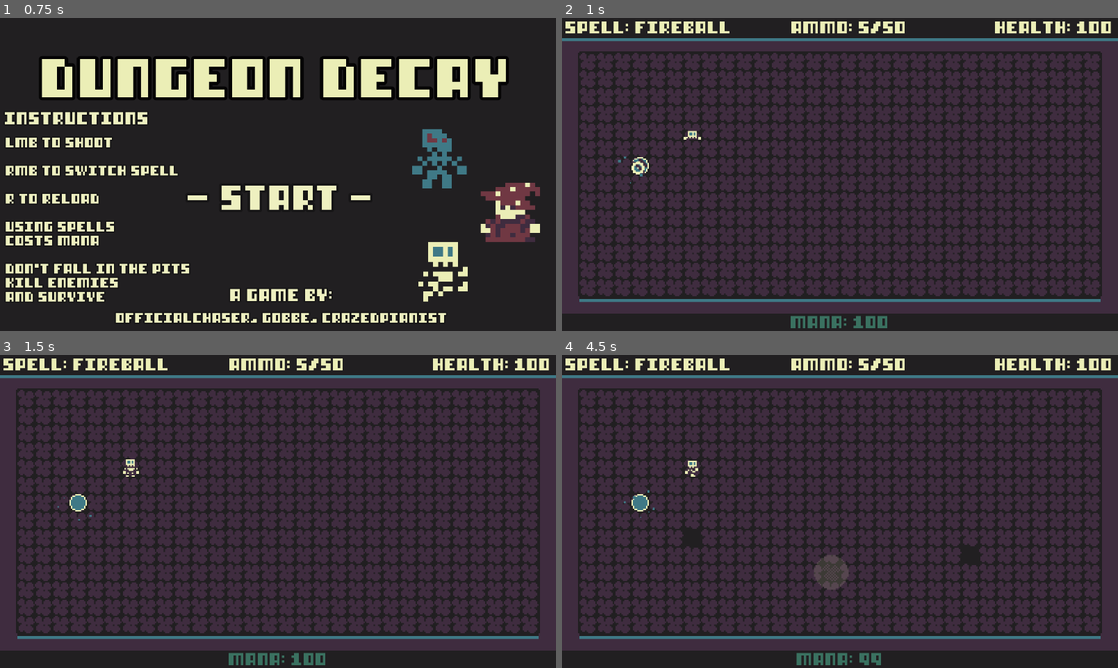
Above: before the commit, frames 1-4 (two rows, left to right).
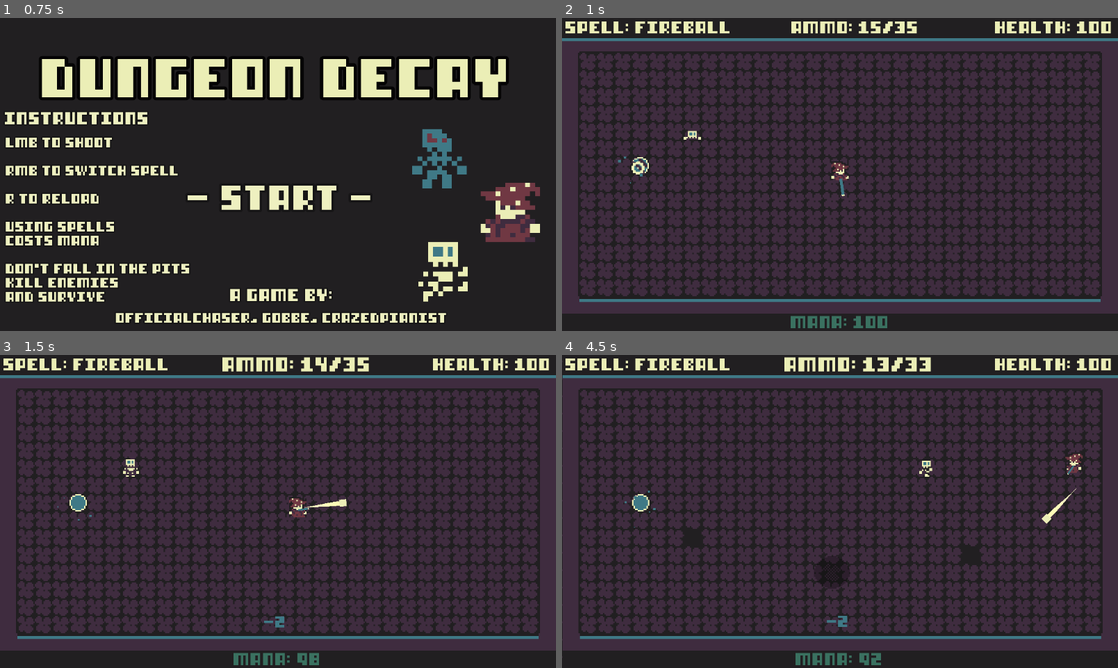
Above: after the commit, the same moments.

Repository: OfficialChaser/Jame-Gam-42
Game: Godot game, scene res://Scenes/main_menu_ui.tscn
The game is run twice, just before and just after one commit, with the same random seed, the same clock (stepped at 60 frames per second) and the same inputs.
Inputs (mouse positions are in pixels of both pictures, inside the frame that each line leads up to):
- Up to frame 1 (0.75 s): click "- Start -" at 0.5 s
- Up to frame 2 (1 s): no input
- Up to frame 3 (1.5 s): move the mouse to (400, 495) at 1.27 s; hold D (move_right) from 1.28 s (still down); click (400, 495) at 1.35 s
- Up to frame 4 (4.5 s): move the mouse to (728, 527) at 2.02 s; release D (move_right) at 2.03 s; hold S (move_down) 2.03-2.78 s; right-click (728, 527) at 2.1 s; move the mouse to (895, 442) at 2.77 s; hold D (move_right) 2.78-3.53 s; click (895, 442) at 2.85 s; move the mouse to (812, 574) at 3.52 s; hold W (move_up) 3.53-4.28 s; right-click (812, 574) at 3.6 s; move the mouse to (1006, 558) at 4.27 s; hold A (move_left) from 4.28 s (still down); click (1006, 558) at 4.35 s

Frame 1 is identical in both runs. In frame 2, 0.4% of the frame differs, in the area x 48-64%, y 1-58%; in frame 3, 1.4%; in frame 4, 3.7%, in the area x 0-98%, y 0-100%.
Error before the commit: Attempt to call function 'get_node' in base 'null instance' on a null instance. (res://Scripts/gui.gd:89)

Commit message:
changes

Diff:
--- a/GameManager.gd
+++ b/GameManager.gd
@@ -21,7 +21,10 @@
 
 var queued_end := false
 
+
 func _process(_delta):
+	print(seconds_survived)
+	print("Mana" + str(mana_gained))
 	if mana <= 5:
 		mana_pickup_amt = 20
 	elif mana <= 35:
@@ -30,9 +33,7 @@
 		mana_pickup_amt = 5
 
 	if game_over and !queued_end:
-		print(mana_gained)
-		print(enemies_killed)
-		print(seconds_survived)
+		score = seconds_survived + mana_gained + 20 * enemies_killed
 		queued_end = true
 
 func increase_mana(amt : int):
@@ -45,9 +46,12 @@
 	score = 0
 	enemies_killed = 0
 	mana = 100
+	mana_gained = 0
+	seconds_survived = 0
 	shooting_cost = 2
 	restoring_cost = 5
 	place_of_death = Vector2.ZERO
+	queued_end = false
 	game_over = false
 
 func slow_time():
--- a/Scenes/Enemies/skeleton_enemy.tscn
+++ b/Scenes/Enemies/skeleton_enemy.tscn
@@ -39,7 +39,7 @@
 
 [sub_resource type="Animation" id="Animation_716xu"]
 resource_name = "Death"
-length = 1.9
+length = 1.3
 tracks/0/type = "value"
 tracks/0/imported = false
 tracks/0/enabled = true
@@ -47,7 +47,7 @@
 tracks/0/interp = 1
 tracks/0/loop_wrap = true
 tracks/0/keys = {
-"times": PackedFloat32Array(0, 0.4, 0.8, 0.9, 1, 1.1, 1.2, 1.3, 1.4, 1.5, 1.6, 1.7, 1.8),
+"times": PackedFloat32Array(0, 0.1, 0.2, 0.3, 0.4, 0.5, 0.6, 0.7, 0.8, 0.9, 1, 1.1, 1.2),
 "transitions": PackedFloat32Array(1, 1, 1, 1, 1, 1, 1, 1, 1, 1, 1, 1, 1),
 "update": 1,
 "values": [Vector2i(7, 0), Vector2i(8, 0), Vector2i(9, 0), Vector2i(10, 0), Vector2i(11, 0), Vector2i(12, 0), Vector2i(13, 0), Vector2i(14, 0), Vector2i(15, 0), Vector2i(16, 0), Vector2i(17, 0), Vector2i(18, 0), Vector2i(19, 0)]
@@ -97,9 +97,8 @@
 
 [sub_resource type="Animation" id="Animation_m4vqv"]
 resource_name = "Pursue"
-length = 0.6
+length = 0.4
 loop_mode = 1
-step = 0.05
 tracks/0/type = "value"
 tracks/0/imported = false
 tracks/0/enabled = true
@@ -107,7 +106,7 @@
 tracks/0/interp = 1
 tracks/0/loop_wrap = true
 tracks/0/keys = {
-"times": PackedFloat32Array(0, 0.15, 0.3, 0.45),
+"times": PackedFloat32Array(0, 0.1, 0.2, 0.3),
 "transitions": PackedFloat32Array(1, 1, 1, 1),
 "update": 1,
 "values": [Vector2i(23, 0), Vector2i(24, 0), Vector2i(25, 0), Vector2i(26, 0)]
--- a/Scenes/Main/main.tscn
+++ b/Scenes/Main/main.tscn
@@ -8,6 +8,7 @@
 [ext_resource type="PackedScene" uid="uid://chjepiwpg4oln" path="res://Scenes/Enemies/zombie_enemy.tscn" id="3_5h82y"]
 [ext_resource type="PackedScene" uid="uid://bow61vbksbqlh" path="res://Scenes/Main/game_tiles.tscn" id="3_r8el6"]
 [ext_resource type="AudioStream" uid="uid://xgwhbkiim4u1" path="res://Music/JameGam42 Main Theme.wav" id="4_fdohr"]
+[ext_resource type="PackedScene" uid="uid://d2ycwvwvyr0nq" path="res://Scenes/game_over_ui.tscn" id="6_wkow4"]
 [ext_resource type="PackedScene" uid="uid://6ueijcoufwq5" path="res://Scenes/circle_highlight.tscn" id="8_64rir"]
 [ext_resource type="Script" path="res://Scripts/seconds_timer.gd" id="10_u35wu"]
 
@@ -57,6 +58,9 @@
 
 [node name="GUI" parent="CanvasLayer" instance=ExtResource("2_6tcjp")]
 
+[node name="GameOverUI" parent="CanvasLayer" groups=["game_over"] instance=ExtResource("6_wkow4")]
+visible = false
+
 [node name="GameTiles" parent="." instance=ExtResource("3_r8el6")]
 unique_name_in_owner = true
 layer_0/tile_data = PackedInt32Array(917480, 851968, 268435456, 917481, 720896, 0, 917482, 720896, 0, 917483, 720896, 0 …(24207 unchanged characters)…
--- a/Scenes/Player/player.tscn
+++ b/Scenes/Player/player.tscn
@@ -109,7 +109,7 @@
 
 [sub_resource type="Animation" id="Animation_j748q"]
 resource_name = "Idle"
-length = 0.9
+length = 0.4
 loop_mode = 1
 tracks/0/type = "value"
 tracks/0/imported = false
@@ -118,7 +118,7 @@
 tracks/0/interp = 1
 tracks/0/loop_wrap = true
 tracks/0/keys = {
-"times": PackedFloat32Array(0, 0.4, 0.5, 0.9),
+"times": PackedFloat32Array(0, 0.1, 0.2, 0.3),
 "transitions": PackedFloat32Array(1, 1, 1, 1),
 "update": 1,
 "values": [1, 2, 3, 4]
@@ -199,34 +199,14 @@
 tracks/0/interp = 1
 tracks/0/loop_wrap = true
 tracks/0/keys = {
-framerate-update
 "times": PackedFloat32Array(0, 0.15),
 "transitions": PackedFloat32Array(1, 1),
-main
 "update": 1,
 "values": [4, 5]
-}
-
-[sub_resource type="Animation" id="Animation_bfi2b"]
-resource_name = "Attack"
-length = 0.3
-step = 0.05
-tracks/0/type = "value"
-tracks/0/imported = false
-tracks/0/enabled = true
-tracks/0/path = NodePath(".:frame")
-tracks/0/interp = 1
-tracks/0/loop_wrap = true
-tracks/0/keys = {
-"times": PackedFloat32Array(0, 0.15, 0.3),
-"transitions": PackedFloat32Array(1, 1, 1),
-"update": 1,
-"values": [7, 6, 7]
 }
 
 [sub_resource type="AnimationLibrary" id="AnimationLibrary_g6vuu"]
 _data = {
-"Attack": SubResource("Animation_bfi2b"),
 "Die": SubResource("Animation_3d8wr"),
 "Fall": SubResource("Animation_8l6j7"),
 "Idle": SubResource("Animation_j748q"),
--- a/Scenes/circle_highlight.tscn
+++ b/Scenes/circle_highlight.tscn
@@ -3,6 +3,7 @@
 [ext_resource type="Texture2D" uid="uid://0grtk6xhl1vl" path="res://Assets/CircleHighlight.png" id="1_4gjrc"]
 
 [node name="CircleHighlight" type="Sprite2D"]
-modulate = Color(1, 1, 1, 0.133333)
+modulate = Color(0, 0, 0, 0.282353)
 z_index = 6
+scale = Vector2(1.03285, 0.936709)
 texture = ExtResource("1_4gjrc")
--- /dev/null
+++ b/Scenes/game_over_ui.tscn
@@ -0,0 +1,428 @@
+[gd_scene load_steps=13 format=3 uid="uid://d2ycwvwvyr0nq"]
+
+[ext_resource type="FontFile" uid="uid://eiw8wgpdg0j3" path="res://Assets/Fonts/8BITv6.ttf" id="1_ep0v5"]
+[ext_resource type="Script" path="res://Scripts/game_over_ui.gd" id="1_ls7m6"]
+[ext_resource type="AudioStream" uid="uid://cmukxj873tghr" path="res://Music/JameGam42 Menu Music.wav" id="2_2ay7v"]
+[ext_resource type="Texture2D" uid="uid://b4cj2ebaej6yl" path="res://Assets/game-over_banner.png" id="2_f7w0k"]
+
+[sub_resource type="Animation" id="Animation_5xmk0"]
+resource_name = "End Sequence"
+length = 5.0
+tracks/0/type = "value"
+tracks/0/imported = false
+tracks/0/enabled = true
+tracks/0/path = NodePath("TextureRect:modulate")
+tracks/0/interp = 1
+tracks/0/loop_wrap = true
+tracks/0/keys = {
+"times": PackedFloat32Array(0, 0.2),
+"transitions": PackedFloat32Array(1, 1),
+"update": 0,
+"values": [Color(1, 1, 1, 0), Color(1, 1, 1, 1)]
+}
+tracks/1/type = "value"
+tracks/1/imported = false
+tracks/1/enabled = true
+tracks/1/path = NodePath("StatContainer:modulate")
+tracks/1/interp = 1
+tracks/1/loop_wrap = true
+tracks/1/keys = {
+"times": PackedFloat32Array(0, 0.6, 0.9),
+"transitions": PackedFloat32Array(1, 1, 1),
+"update": 0,
+"values": [Color(1, 1, 1, 0), Color(1, 1, 1, 0), Color(1, 1, 1, 1)]
+}
+tracks/2/type = "value"
+tracks/2/imported = false
+tracks/2/enabled = true
+tracks/2/path = NodePath("FinalScore:scale")
+tracks/2/interp = 1
+tracks/2/loop_wrap = true
+tracks/2/keys = {
+"times": PackedFloat32Array(0, 1.4, 1.6, 1.7),
+"transitions": PackedFloat32Array(1, 1, 1, 1),
+"update": 0,
+"values": [Vector2(1, 1), Vector2(1, 1), Vector2(1.2, 1.2), Vector2(1.1, 1.1)]
+}
+tracks/3/type = "value"
+tracks/3/imported = false
+tracks/3/enabled = true
+tracks/3/path = NodePath("FinalScore:position")
+tracks/3/interp = 1
+tracks/3/loop_wrap = true
+tracks/3/keys = {
+"times": PackedFloat32Array(0, 1.4, 1.6, 1.7),
+"transitions": PackedFloat32Array(1, 1, 1, 1),
+"update": 0,
+"values": [Vector2(368, 616), Vector2(368, 616), Vector2(368, 280), Vector2(368, 322)]
+}
+tracks/4/type = "value"
+tracks/4/imported = false
+tracks/4/enabled = true
+tracks/4/path = NodePath("RestartButton/RestartLabel:position")
+tracks/4/interp = 1
+tracks/4/loop_wrap = true
+tracks/4/keys = {
+"times": PackedFloat32Array(0, 2, 2.2, 2.3),
+"transitions": PackedFloat32Array(1, 1, 1, 1),
+"update": 0,
+"values": [Vector2(-126, 200), Vector2(-126, 200), Vector2(-126, 0), Vector2(-126, 15)]
+}
+tracks/5/type = "value"
+tracks/5/imported = false
+tracks/5/enabled = true
+tracks/5/path = NodePath("RestartButton:disabled")
+tracks/5/interp = 1
+tracks/5/loop_wrap = true
+tracks/5/keys = {
+"times": PackedFloat32Array(0, 2.3),
+"transitions": PackedFloat32Array(1, 1),
+"update": 1,
+"values": [true, false]
+}
+tracks/6/type = "value"
+tracks/6/imported = false
+tracks/6/enabled = true
+tracks/6/path = NodePath("StatContainer:visible")
+tracks/6/interp = 1
+tracks/6/loop_wrap = true
+tracks/6/keys = {
+"times": PackedFloat32Array(0),
+"transitions": PackedFloat32Array(1),
+"update": 1,
+"values": [true]
+}
+tracks/7/type = "value"
+tracks/7/imported = false
+tracks/7/enabled = true
+tracks/7/path = NodePath("RestartButton:visible")
+tracks/7/interp = 1
+tracks/7/loop_wrap = true
+tracks/7/keys = {
+"times": PackedFloat32Array(0),
+"transitions": PackedFloat32Array(1),
+"update": 1,
+"values": [true]
+}
+tracks/8/type = "value"
+tracks/8/imported = false
+tracks/8/enabled = true
+tracks/8/path = NodePath("FinalScore:visible")
+tracks/8/interp = 1
+tracks/8/loop_wrap = true
+tracks/8/keys = {
+"times": PackedFloat32Array(0),
+"transitions": PackedFloat32Array(1),
+"update": 1,
+"values": [true]
+}
+
+[sub_resource type="Animation" id="Animation_rx4qi"]
+length = 0.001
+tracks/0/type = "value"
+tracks/0/imported = false
+tracks/0/enabled = true
+tracks/0/path = NodePath("TextureRect:modulate")
+tracks/0/interp = 1
+tracks/0/loop_wrap = true
+tracks/0/keys = {
+"times": PackedFloat32Array(0),
+"transitions": PackedFloat32Array(1),
+"update": 0,
+"values": [Color(1, 1, 1, 0)]
+}
+tracks/1/type = "value"
+tracks/1/imported = false
+tracks/1/enabled = true
+tracks/1/path = NodePath("StatContainer:modulate")
+tracks/1/interp = 1
+tracks/1/loop_wrap = true
+tracks/1/keys = {
+"times": PackedFloat32Array(0),
+"transitions": PackedFloat32Array(1),
+"update": 0,
+"values": [Color(1, 1, 1, 1)]
+}
+tracks/2/type = "value"
+tracks/2/imported = false
+tracks/2/enabled = true
+tracks/2/path = NodePath("FinalScore:scale")
+tracks/2/interp = 1
+tracks/2/loop_wrap = true
+tracks/2/keys = {
+"times": PackedFloat32Array(0),
+"transitions": PackedFloat32Array(1),
+"update": 0,
+"values": [Vector2(1, 1)]
+}
+tracks/3/type = "value"
+tracks/3/imported = false
+tracks/3/enabled = true
+tracks/3/path = NodePath("FinalScore:position")
+tracks/3/interp = 1
+tracks/3/loop_wrap = true
+tracks/3/keys = {
+"times": PackedFloat32Array(0),
+"transitions": PackedFloat32Array(1),
+"update": 0,
+"values": [Vector2(368, 322)]
+}
+tracks/4/type = "value"
+tracks/4/imported = false
+tracks/4/enabled = true
+tracks/4/path = NodePath("RestartButton/RestartLabel:position")
+tracks/4/interp = 1
+tracks/4/loop_wrap = true
+tracks/4/keys = {
+"times": PackedFloat32Array(0),
+"transitions": PackedFloat32Array(1),
+"update": 0,
+"values": [Vector2(-126, 12)]
+}
+tracks/5/type = "value"
+tracks/5/imported = false
+tracks/5/enabled = true
+tracks/5/path = NodePath("RestartButton:disabled")
+tracks/5/interp = 1
+tracks/5/loop_wrap = true
+tracks/5/keys = {
+"times": PackedFloat32Array(0),
+"transitions": PackedFloat32Array(1),
+"update": 1,
+"values": [false]
+}
+tracks/6/type = "value"
+tracks/6/imported = false
+tracks/6/enabled = true
+tracks/6/path = NodePath("StatContainer:visible")
+tracks/6/interp = 1
+tracks/6/loop_wrap = true
+tracks/6/keys = {
+"times": PackedFloat32Array(0),
+"transitions": PackedFloat32Array(1),
+"update": 1,
+"values": [false]
+}
+tracks/7/type = "value"
+tracks/7/imported = false
+tracks/7/enabled = true
+tracks/7/path = NodePath("RestartButton:visible")
+tracks/7/interp = 1
+tracks/7/loop_wrap = true
+tracks/7/keys = {
+"times": PackedFloat32Array(0),
+"transitions": PackedFloat32Array(1),
+"update": 1,
+"values": [false]
+}
+tracks/8/type = "value"
+tracks/8/imported = false
+tracks/8/enabled = true
+tracks/8/path = NodePath("FinalScore:visible")
+tracks/8/interp = 1
+tracks/8/loop_wrap = true
+tracks/8/keys = {
+"times": PackedFloat32Array(0),
+"transitions": PackedFloat32Array(1),
+"update": 1,
+"values": [false]
+}
+
+[sub_resource type="AnimationLibrary" id="AnimationLibrary_hoc3l"]
+_data = {
+"End Sequence": SubResource("Animation_5xmk0"),
+"RESET": SubResource("Animation_rx4qi")
+}
+
+[sub_resource type="StyleBoxEmpty" id="StyleBoxEmpty_o7d1k"]
+
+[sub_resource type="StyleBoxEmpty" id="StyleBoxEmpty_lxc8n"]
+
+[sub_resource type="StyleBoxEmpty" id="StyleBoxEmpty_kud70"]
+
+[sub_resource type="StyleBoxEmpty" id="StyleBoxEmpty_08arm"]
+
+[sub_resource type="StyleBoxEmpty" id="StyleBoxEmpty_dgj3q"]
+
+[node name="GameOverUI" type="Control"]
+layout_mode = 3
+anchors_preset = 15
+anchor_right = 1.0
+anchor_bottom = 1.0
+grow_horizontal = 2
+grow_vertical = 2
+script = ExtResource("1_ls7m6")
+menu_music = ExtResource("2_2ay7v")
+
+[node name="TextureRect" type="TextureRect" parent="."]
+modulate = Color(1, 1, 1, 0)
+layout_mode = 1
+anchors_preset = 8
+anchor_left = 0.5
+anchor_top = 0.5
+anchor_right = 0.5
+anchor_bottom = 0.5
+offset_left = -474.0
+offset_top = -304.0
+offset_right = -348.0
+offset_bottom = -232.0
+grow_horizontal = 2
+grow_vertical = 2
+scale = Vector2(8, 8)
+texture = ExtResource("2_f7w0k")
+
+[node name="AnimationPlayer" type="AnimationPlayer" parent="."]
+libraries = {
+"": SubResource("AnimationLibrary_hoc3l")
+}
+
+[node name="StatContainer" type="Control" parent="."]
+visible = false
+anchors_preset = 0
+offset_left = 349.0
+offset_top = 195.0
+offset_right = 389.0
+offset_bottom = 235.0
+
+[node name="SecondsSurvived" type="Label" parent="StatContainer"]
+layout_mode = 1
+anchors_preset = 7
+anchor_left = 0.5
+anchor_top = 1.0
+anchor_right = 0.5
+anchor_bottom = 1.0
+offset_left = -20.0
+offset_top = -40.0
+offset_right = 435.0
+offset_bottom = 87.0
+grow_horizontal = 2
+grow_vertical = 0
+theme_override_colors/font_color = Color(0.439216, 0.219608, 0.262745, 1)
+theme_override_colors/font_outline_color = Color(0, 0, 0, 1)
+theme_override_constants/line_spacing = 9
+theme_override_fonts/font = ExtResource("1_ep0v5")
+theme_override_font_sizes/font_size = 15
+text = "SECONDS SURIVIVED: 0
+"
+horizontal_alignment = 1
+vertical_alignment = 1
+
+[node name="ManaCollected" type="Label" parent="StatContainer"]
+layout_mode = 1
+anchors_preset = 7
+anchor_left = 0.5
+anchor_top = 1.0
+anchor_right = 0.5
+anchor_bottom = 1.0
+offset_top = -14.0
+offset_right = 410.0
+offset_bottom = 113.0
+grow_horizontal = 2
+grow_vertical = 0
+theme_override_colors/font_color = Color(0.439216, 0.219608, 0.262745, 1)
+theme_override_colors/font_outline_color = Color(0, 0, 0, 1)
+theme_override_constants/line_spacing = 9
+theme_override_fonts/font = ExtResource("1_ep0v5")
+theme_override_font_sizes/font_size = 15
+text = "MANA COLLECTED: 0
+"
+horizontal_alignment = 1
+vertical_alignment = 1
+
+[node name="EnemiesKilled" type="Label" parent="StatContainer"]
+layout_mode = 1
+anchors_preset = 7
+anchor_left = 0.5
+anchor_top = 1.0
+anchor_right = 0.5
+anchor_bottom = 1.0
+offset_top = 10.0
+offset_right = 410.0
+offset_bottom = 137.0
+grow_horizontal = 2
+grow_vertical = 0
+theme_override_colors/font_color = Color(0.439216, 0.219608, 0.262745, 1)
+theme_override_colors/font_outline_color = Color(0, 0, 0, 1)
+theme_override_constants/line_spacing = 9
+theme_override_fonts/font = ExtResource("1_ep0v5")
+theme_override_font_sizes/font_size = 15
+text = "ENEMIES KILLED: 0
+"
+horizontal_alignment = 1
+vertical_alignment = 1
+
+[node name="FinalScore" type="Label" parent="."]
+visible = false
+layout_mode = 1
+anchors_preset = 7
+anchor_left = 0.5
+anchor_top = 1.0
+anchor_right = 0.5
+anchor_bottom = 1.0
+offset_left = -208.0
+offset_top = -326.0
+offset_right = 202.0
+offset_bottom = -199.0
+grow_horizontal = 2
+grow_vertical = 0
+pivot_offset = Vector2(201, 70)
+theme_override_colors/font_color = Color(0.933333, 0.941176, 0.752941, 1)
+theme_override_colors/font_outline_color = Color(0.0862745, 0.0823529, 0.0862745, 1)
+theme_override_constants/outline_size = 20
+theme_override_constants/line_spacing = 9
+theme_override_fonts/font = ExtResource("1_ep0v5")
+theme_override_font_sizes/font_size = 50
+text = "SCORE: 0
+"
+horizontal_alignment = 1
+vertical_alignment = 1
+
+[node name="RestartButton" type="Button" parent="."]
+visible = false
+layout_mode = 1
+anchors_preset = 8
+anchor_left = 0.5
+anchor_top = 0.5
+anchor_right = 0.5
+anchor_bottom = 0.5
+offset_left = -115.0
+offset_top = 137.0
+offset_right = 123.0
+offset_bottom = 186.0
+grow_horizontal = 2
+grow_vertical = 2
+pivot_offset = Vector2(117, 27)
+theme_override_styles/normal = SubResource("StyleBoxEmpty_o7d1k")
+theme_override_styles/hover = SubResource("StyleBoxEmpty_lxc8n")
+theme_override_styles/pressed = SubResource("StyleBoxEmpty_kud70")
+theme_override_styles/disabled = SubResource("StyleBoxEmpty_08arm")
+theme_override_styles/focus = SubResource("StyleBoxEmpty_dgj3q")
+
+[node name="RestartLabel" type="Label" parent="RestartButton"]
+layout_mode = 1
+anchors_preset = 8
+anchor_left = 0.5
+anchor_top = 0.5
+anchor_right = 0.5
+anchor_bottom = 0.5
+offset_left = -245.0
+offset_top = -12.5
+offset_right = 245.0
+offset_bottom = 12.5
+grow_horizontal = 2
+grow_vertical = 2
+pivot_offset = Vector2(245, 14)
+theme_override_colors/font_color = Color(0.933333, 0.941176, 0.752941, 1)
+theme_override_colors/font_outline_color = Color(0.0862745, 0.0823529, 0.0862745, 1)
+theme_override_constants/outline_size = 10
+theme_override_fonts/font = ExtResource("1_ep0v5")
+theme_override_font_sizes/font_size = 25
+text = "- RESTART -"
+horizontal_alignment = 1
+vertical_alignment = 1
+
+[connection signal="visibility_changed" from="." to="." method="_on_visibility_changed"]
+[connection signal="button_down" from="RestartButton" to="." method="_on_restart_button_down"]
+[connection signal="button_up" from="RestartButton" to="." method="_on_restart_button_up"]
+[connection signal="mouse_entered" from="RestartButton" to="." method="_on_restart_button_mouse_entered"]
+[connection signal="mouse_exited" from="RestartButton" to="." method="_on_restart_button_mouse_exited"]
--- a/Scripts/Main/main.gd
+++ b/Scripts/Main/main.gd
@@ -10,10 +10,19 @@
 var mana_pickup := preload("res://Scenes/Mana/mana_pickup.tscn")
 var num = 1
 
+var shown_game_over := false
+
 func _ready():
 	MusicPlayer.change_music(main_music)
 	spawn_mana()
 	spawn_enemy()
+
+func _process(_delta):
+	if GameManager.queued_end and !shown_game_over:
+		shown_game_over = true
+		await get_tree().create_timer(2).timeout
+		$CanvasLayer/GameOverUI.visible = true
+
 
 func _on_enemy_spawn_timer_timeout():
 	if !GameManager.game_over:
--- /dev/null
+++ b/Scripts/game_over_ui.gd
@@ -0,0 +1,48 @@
+extends Control
+
+@onready var restart_button_label = $RestartButton/RestartLabel
+@onready var seconds_survived = $StatContainer/SecondsSurvived
+@onready var enemies_killed = $StatContainer/EnemiesKilled
+@onready var mana_collected = $StatContainer/ManaCollected
+@onready var final_score = $FinalScore
+
+@export var menu_music : AudioStream
+
+func _on_restart_button_mouse_entered():
+	var tween = create_tween()
+	tween.tween_property(restart_button_label, "scale", Vector2(1.2, 1.2), 0.1)
+
+
+func _on_restart_button_mouse_exited():
+	print("ee")
+	var tween = create_tween()
+	tween.tween_property(restart_button_label, "scale", Vector2(1, 1), 0.1)
+
+
+
+func _on_restart_button_down():
+	var tween = create_tween()
+	tween.tween_property(restart_button_label, "scale", Vector2(0.8, 0.8), 0.1)
+
+
+func _on_restart_button_up():
+	var tween = create_tween()
+	tween.tween_property(restart_button_label, "scale", Vector2(1, 1), 0.2)
+	await tween.finished
+	GameManager.reset_stats()
+	get_tree().reload_current_scene()
+
+
+func _on_visibility_changed():
+	if visible:
+		MusicPlayer.change_music(menu_music)
+		$AnimationPlayer.play("End Sequence")
+		display_stats()
+
+func display_stats():
+	await get_tree().create_timer(0.01).timeout
+	seconds_survived.text = "SECONDS SURVIVED: " + str(GameManager.seconds_survived)
+	mana_collected.text = "MANA COLLECTED: " + str(GameManager.mana_gained)
+	enemies_killed.text = "ENEMIES KILLED: " + str(GameManager.enemies_killed)
+
+	final_score.text = "SCORE: " + str(GameManager.score)
--- a/Scripts/seconds_timer.gd
+++ b/Scripts/seconds_timer.gd
@@ -3,4 +3,5 @@
 
 
 func _on_timeout():
-	GameManager.seconds_survived += 1
+	if !GameManager.game_over:
+		GameManager.seconds_survived += 1
Binary file added: Assets/game-over_banner.png
Not shown, added: Assets/game-over_banner.png.import
Not shown: 1 places in Scenes/Main/main.tscn that only renumber resources
Not shown: 1 places in Scenes/Player/player.tscn that only renumber resources
